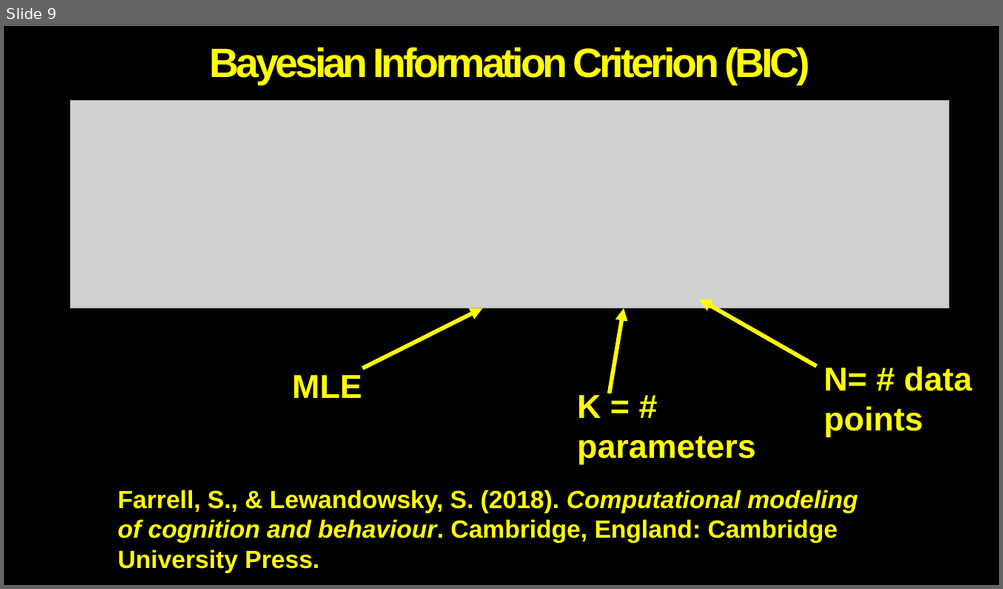
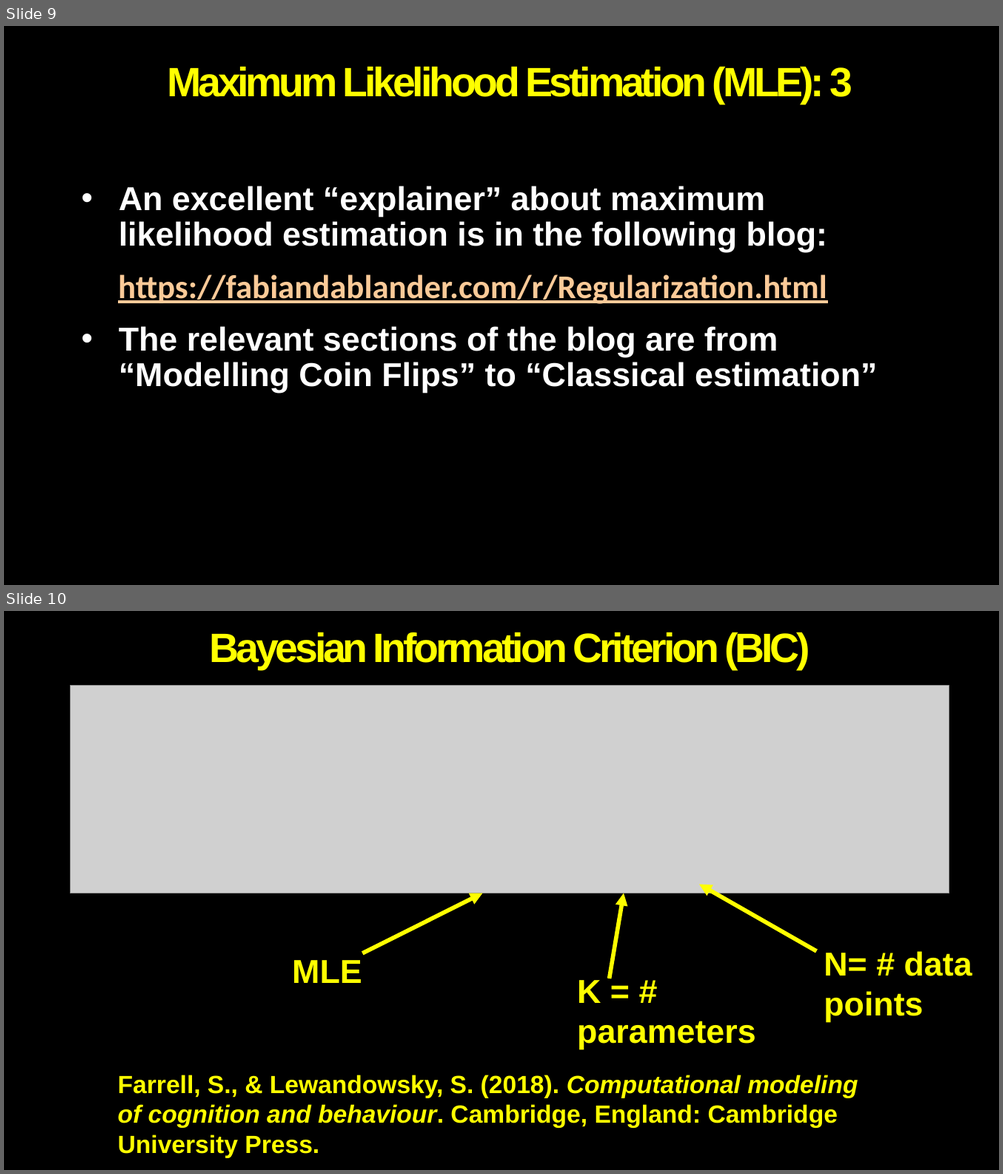
Before and after one commit to Alan-Pickering/Bayesian-data-analysis-teaching, a slide deck: Bayesian Data Analysis Part 2.pptx. Shown one above the other, each under a label of ours: slide 9 before the commit, slides 9 and 10 after it. The pictures are 1003x589 and 1003x1174 pixels, drawn with LibreOffice and Linux fonts; fonts in the diff are those of the drawing; grey boxes stand for pictures; background and template pictures are left out. Boxes give left, top, right and bottom in pixels: in the first picture for what was removed or moved away, otherwise in the second. Text is boxed around its words. In the diff, an @@ line names an element or a change of style, - is before the commit and + after.

```diff
--- a/Bayesian Data Analysis Part 2.pptx
+++ b/Bayesian Data Analysis Part 2.pptx
@@ slide 9 added at bbox=[4, 26, 999, 585], background picture (left out) @@
@@ title added at bbox=[167, 66, 852, 104], 39.6 pt, text #FFFF00, bold @@
+Maximum Likelihood Estimation (MLE): 3
@@ subtitle added at bbox=[118, 186, 876, 393], 32 pt, text #FFFFFF, bold @@
+• An excellent “explainer” about maximum likelihood estimation is in the following blog:
+https://fabiandablander.com/r/Regularization.html
+• The relevant sections of the blog are from “Modelling Coin Flips” to “Classical estimation”
@@ what was slide 9 is now slide 10 @@
```
Also in this commit, not shown: 2 slides changed.
